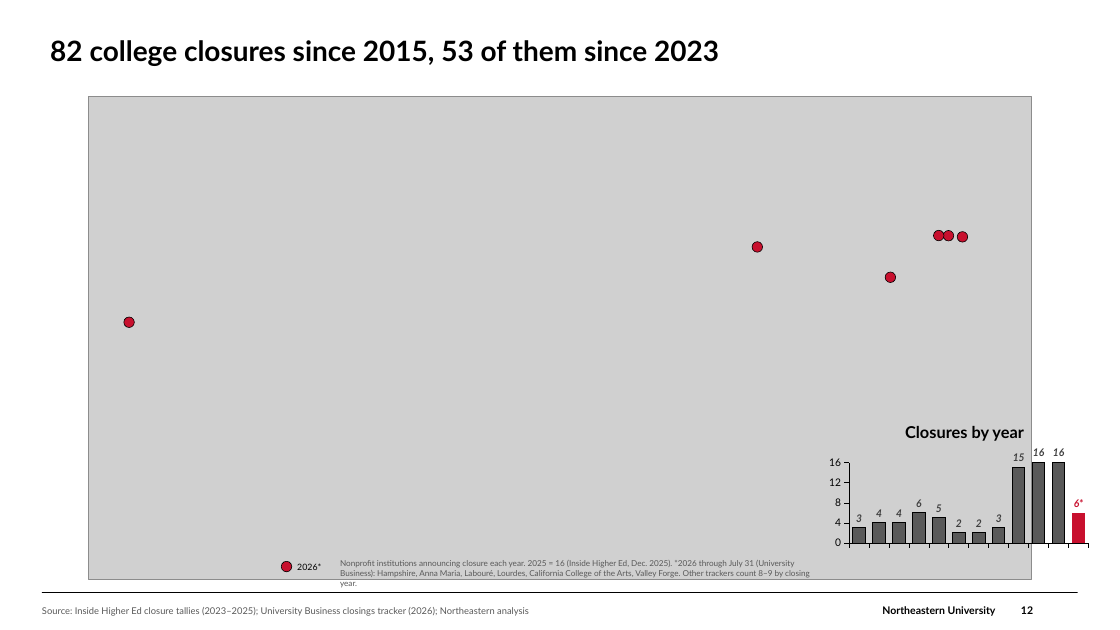
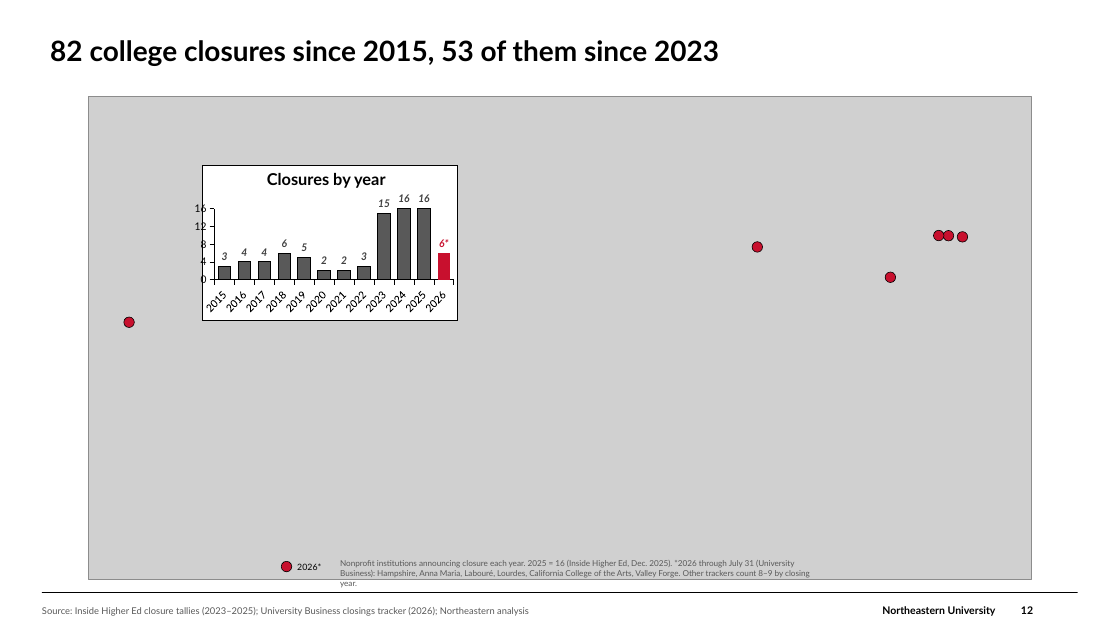
Before and after one commit to brettcsweet/Tonys-repo, a slide deck: slide 12 of GC_Financial_Update_2026-09-30.pptx. Drawn at 1120x630 pixels with LibreOffice and Linux fonts; fonts in the diff are those of the drawing; grey boxes stand for pictures; background and template pictures are left out. Boxes give left, top, right and bottom in pixels: in the first picture for what was removed or moved away, otherwise in the second. Text is boxed around its words. In the diff, an @@ line names an element or a change of style, - is before the commit and + after.

```diff
--- a/GC_Financial_Update_2026-09-30.pptx
+++ b/GC_Financial_Update_2026-09-30.pptx
@@ column chart at (195,166,459,321) @@
@@ background changed @@
@@ border changed @@
@@ plot area changed @@
@@ column chart: place and size @@
-column chart at (829,446,1093,568)
+column chart at (195,166,459,321)
@@ text "Closures by year": place and size @@
-text "Closures by year" at (905,426,1023,441)
+text "Closures by year" at (267,173,385,188)
```
Also in this commit, not shown: 4 other slides changed, 1 slide removed.
